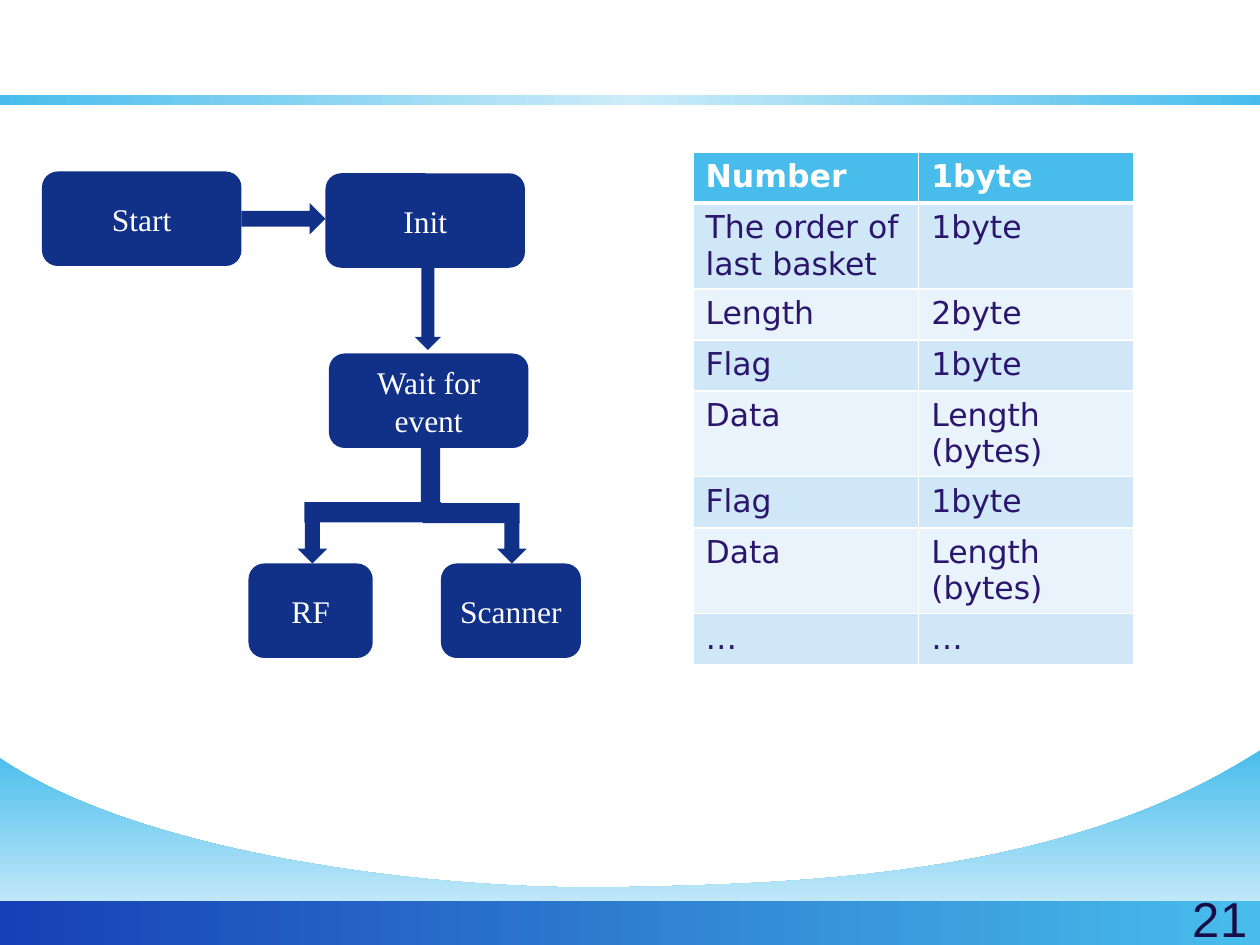
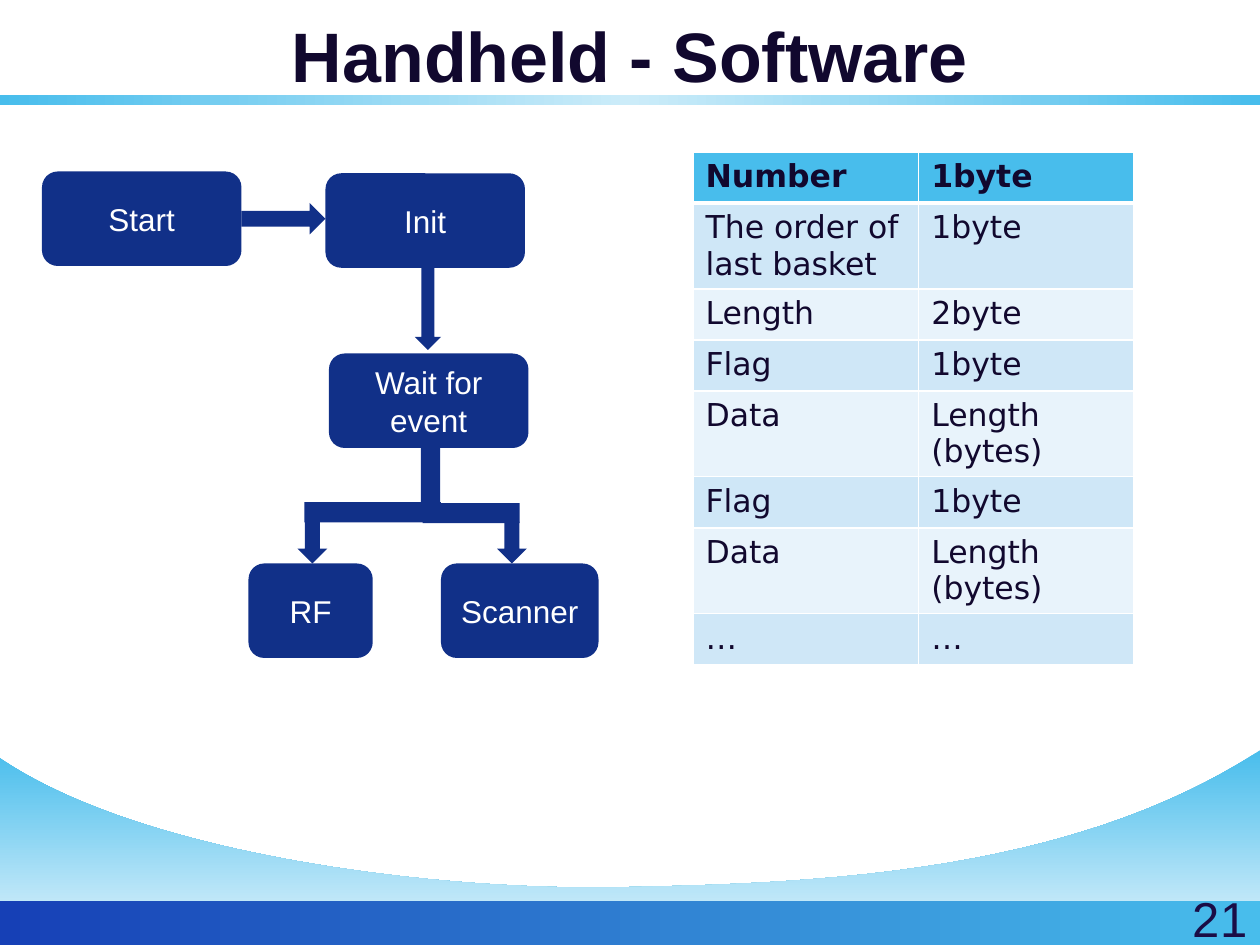
Before and after one commit to golf2109/zigbee-in-supermaket, a slide deck: slide 21 of docs/Report/Queue-Busting.pptx. Drawn at 1260x945 pixels with LibreOffice and Linux fonts; fonts in the diff are those of the drawing; background and template pictures are left out. Boxes give left, top, right and bottom in pixels: in the first picture for what was removed or moved away, otherwise in the second. Text is boxed around its words. In the diff, an @@ line names an element or a change of style, - is before the commit and + after.

Commit message:
Modified colors

```diff
--- a/docs/Report/Queue-Busting.pptx
+++ b/docs/Report/Queue-Busting.pptx
@@ title "Handheld - Software" at (292, 31, 968, 83): text colour #FFFFFF to #12082E @@
@@ table at (693, 152, 1134, 673) @@
@@ text colour #FFFFFF to #12082E in "Number", "1byte" @@
@@ text colour #2B166E to #12082E in "The order of last basket", "1byte", "Length", "2byte" and 10 more places @@
@@ font Times New Roman to Arial in 5 elements at (325, 174, 524, 268), (329, 354, 528, 449), (42, 171, 241, 266), (248, 563, 373, 658), (441, 563, 598, 658) @@
@@ rounded rectangle "Scanner": place and size @@
-rounded rectangle "Scanner" at (441, 563, 581, 658)
+rounded rectangle "Scanner" at (441, 563, 598, 658)
```
Also in this commit, not shown: 36 other slides changed, 2 slides removed.
